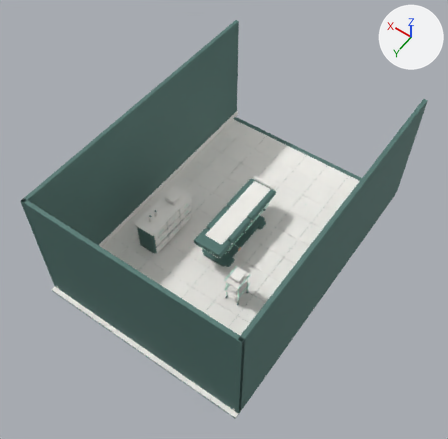
The glTF model public/models/towel-stage/room.glb as it was, and as the next commit left it.
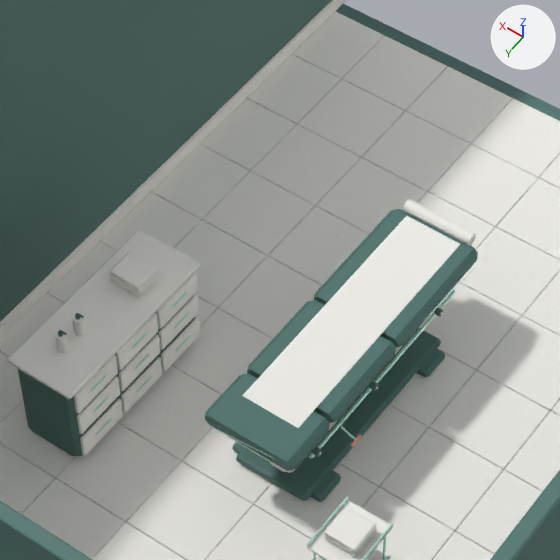
Each version is shown whole from a 50 mm lens placed at (-4.88, 6.21, 11.88), pointed at (-0.02, -0.6, 1.19), then close up on the part from 29% to 67% of the width and 26% to 65% of the height. The lights are fixed; the arrows at upper right show +X, +Y and +Z. The older version's two pictures come first. Where no turn or scale is listed for an object, it has been applied to the vertices.

Names of what the first close-up shows: 'suite.brushed-metal', 'suite.leather', 'suite.mint', 'suite.paper', 'suite.room' and 1 more.
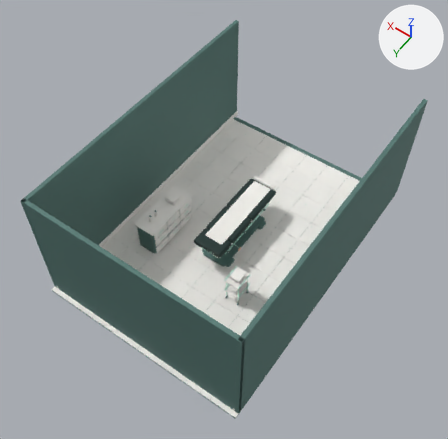
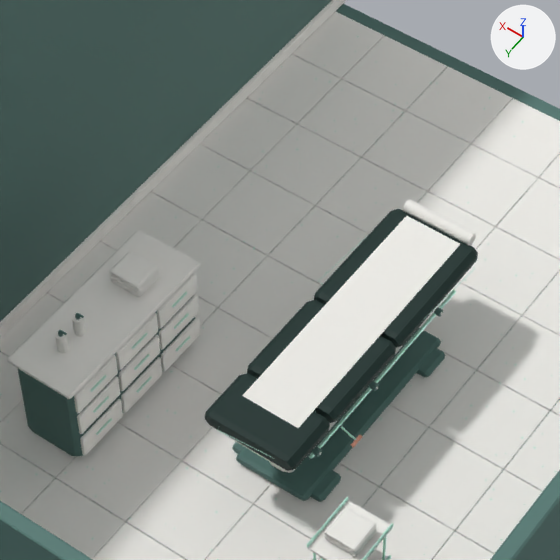
Location of each change, [x1, y1, x2, y2] in pixels of the close-ups (560 x 560 px):
'suite.leather', surface changed (dark cyan to black): [205, 209, 478, 471] in both

What changed in the scene script:
```text
Add img_suite_leather_color:
    img_suite_leather_color = load_image('suite.leather color', '_unpacked/suite.leather_color', 512, 512, 'sRGB')
Add img_suite_leather_relief:
    img_suite_leather_relief = load_image('suite.leather relief', '_unpacked/suite.leather_relief', 512, 512, 'Non-Color')
Add img_suite_leather_ao_roughness:
    img_suite_leather_ao_roughness = load_image('suite.leather AO roughness', '_unpacked/suite.leather_AO_roughness', 512, 512, 'Non-Color')
Change mat_suite_leather:
    remove # nodes: BsdfPrincipled, OutputMaterial
    remove # colours: dark cyan #557973
    nodes: BsdfPrincipled, Math, NormalMap, OutputMaterial, SeparateColor, TexImage x3
    uses the picture img_suite_leather_ao_roughness
    uses the picture img_suite_leather_color
    uses the picture img_suite_leather_relief
```
